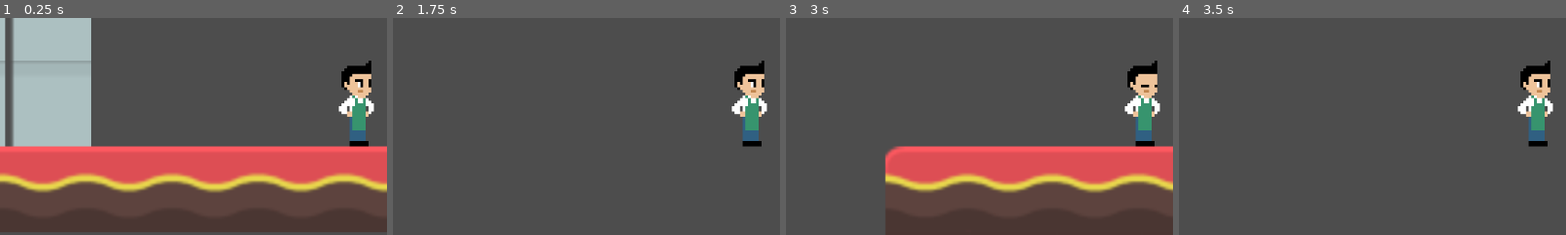
Above: before the commit, frames 1-4 (left to right).
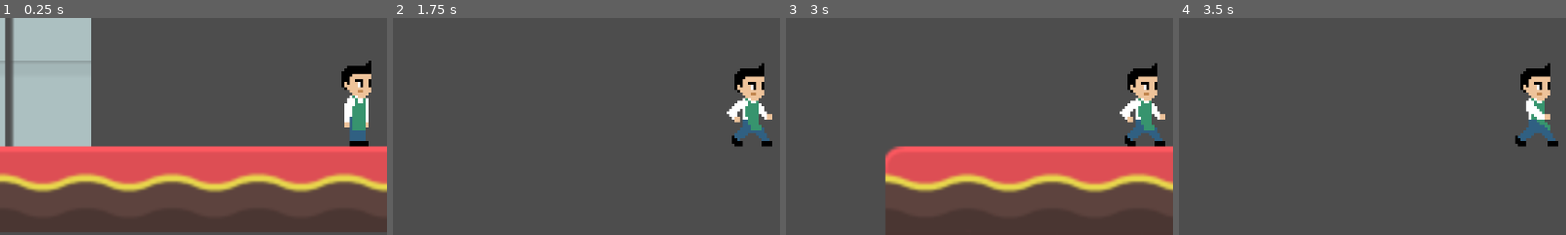
Above: after the commit, the same moments.

Repository: TheKizzyDev/GodotWildJam62
Game: Godot game, scene res://main.tscn
The game is run twice, just before and just after one commit, with the same random seed, the same clock (stepped at 60 frames per second) and the same inputs.
Inputs:
- Up to frame 1 (0.25 s): no input
- Up to frame 2 (1.75 s): tap Enter at 0.5 s; hold D (move_right) from 0.53 s (still down); tap Space (jump) at 0.77, 1.52 s
- Up to frame 3 (3 s): release D (move_right) at 2.03 s; hold A (move_left) 2.03-2.78 s; hold D (move_right) from 2.78 s (still down)
- Up to frame 4 (3.5 s): keep holding D (move_right); tap Space (jump) at 3.02 s
The pictures show only the part of the screen within x 5-55%, y 50-100%; the shares and areas given below are measured in that part.

The runs differ from the first frame. In frame 1, 0.4% of the frame differs, in the area x 87-97%, y 37-51%; in frame 2, 1.6%; in frame 3, 1.6%; in frame 4, 1.8%, in the area x 86-98%, y 19-60%.

Commit message:
Add barista walking.

Diff:
--- a/player.tscn
+++ b/player.tscn
@@ -1,7 +1,7 @@
-[gd_scene load_steps=7 format=3 uid="uid://b5qco31hfuv3q"]
+[gd_scene load_steps=8 format=3 uid="uid://b5qco31hfuv3q"]
 
 [ext_resource type="Script" path="res://scripts/player.gd" id="1_eck68"]
-[ext_resource type="Texture2D" uid="uid://jmrlbm8odah" path="res://art/characters/barista/barista_blinking.png" id="2_6pvsp"]
+[ext_resource type="Texture2D" uid="uid://fs8ixgnmjv8x" path="res://art/characters/barista/barista_walk.png" id="2_d7yes"]
 
 [sub_resource type="RectangleShape2D" id="RectangleShape2D_vgsx4"]
 size = Vector2(14, 32)
@@ -38,10 +38,28 @@
 "values": [0]
 }
 
+[sub_resource type="Animation" id="Animation_tjffe"]
+resource_name = "Walking"
+length = 0.3
+loop_mode = 1
+tracks/0/type = "value"
+tracks/0/imported = false
+tracks/0/enabled = true
+tracks/0/path = NodePath("CollisionShape2D/Sprite2D:frame")
+tracks/0/interp = 1
+tracks/0/loop_wrap = true
+tracks/0/keys = {
+"times": PackedFloat32Array(0, 0.1, 0.2, 0.3),
+"transitions": PackedFloat32Array(1, 1, 1, 1),
+"update": 1,
+"values": [0, 1, 2, 3]
+}
+
 [sub_resource type="AnimationLibrary" id="AnimationLibrary_usomi"]
 _data = {
 "Idle_Blinking": SubResource("Animation_5rdir"),
-"RESET": SubResource("Animation_xytes")
+"RESET": SubResource("Animation_xytes"),
+"Walking": SubResource("Animation_tjffe")
 }
 
 [node name="Player2D" type="CharacterBody2D"]
@@ -53,8 +71,8 @@
 
 [node name="Sprite2D" type="Sprite2D" parent="CollisionShape2D"]
 texture_filter = 1
-texture = ExtResource("2_6pvsp")
-hframes = 3
+texture = ExtResource("2_d7yes")
+hframes = 4
 
 [node name="AnimationPlayer" type="AnimationPlayer" parent="."]
 autoplay = "Idle_Blinking"
--- a/scripts/player.gd
+++ b/scripts/player.gd
@@ -3,7 +3,13 @@
 @export var speed = 300.0
 @export var jumpVelocity = -400.0
 
+@onready var _animation_player = $AnimationPlayer
+@onready var _sprite = $CollisionShape2D/Sprite2D
+
 var gravity = ProjectSettings.get_setting("physics/2d/default_gravity")
+
+func _ready():
+	_animation_player.play("Idle_Blinking")
 
 func _physics_process(delta):
 	if not is_on_floor():
@@ -18,4 +24,15 @@
 	else:
 		velocity.x = move_toward(velocity.x, 0, speed)
 
+	if abs(velocity.x) > 0:
+		if sign(velocity.x) >= 0:
+			_sprite.set_flip_h(false)
+			_animation_player.play("Walking")
+		else:
+			_sprite.set_flip_h(true)
+			_animation_player.play("Walking")
+	else:
+		_sprite.set_flip_h(false)
+		_animation_player.play("Idle_Blinking")
+
 	move_and_slide()
